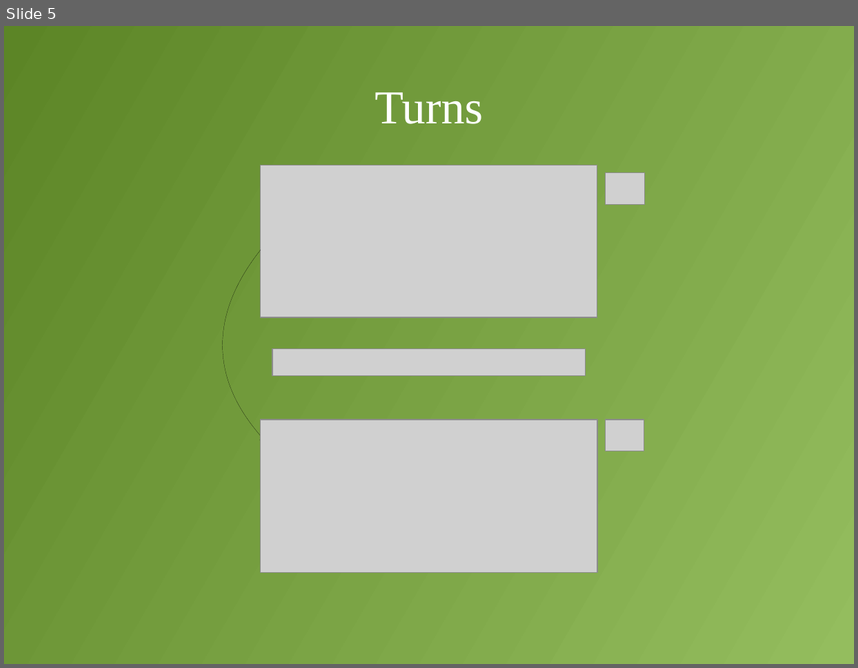
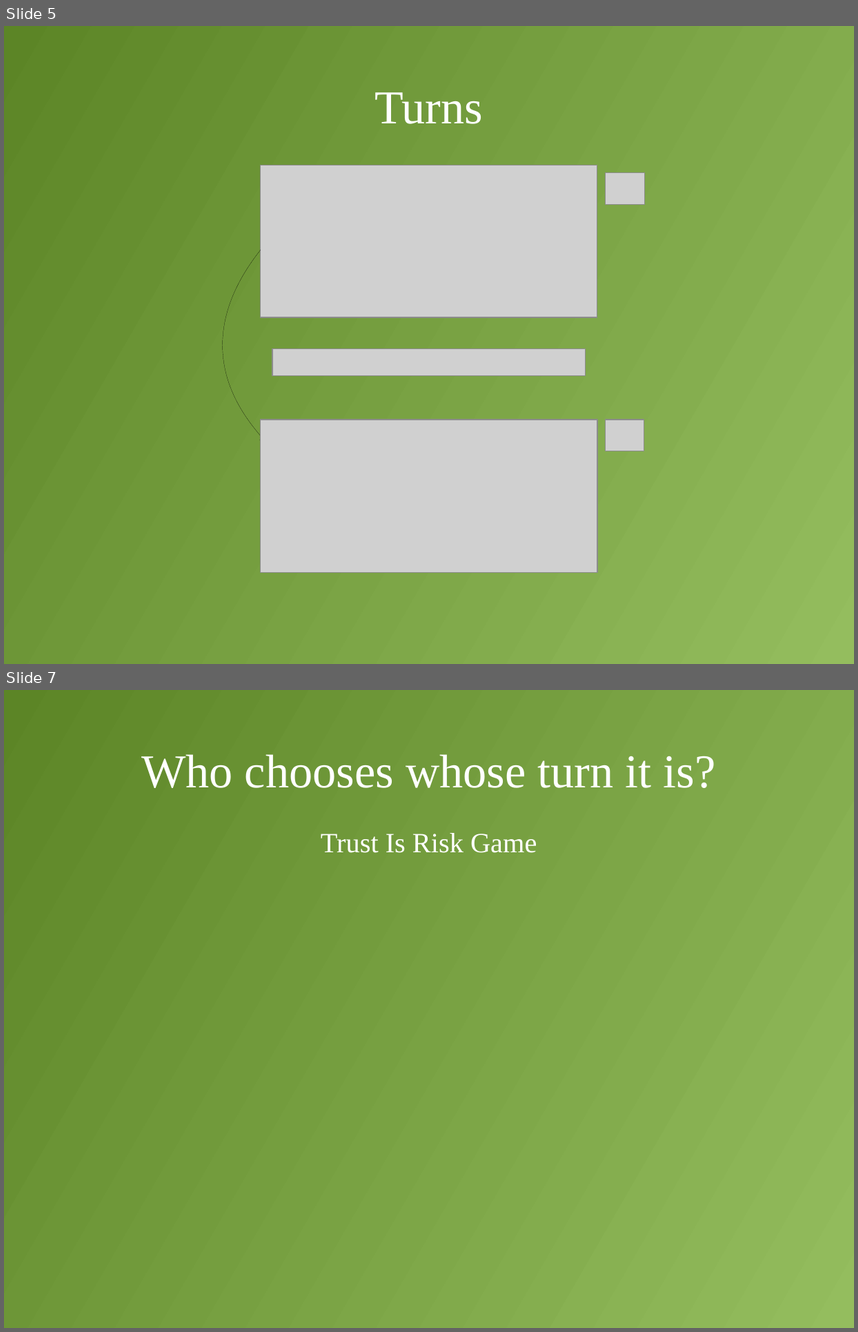
Before and after one commit to decrypto-org/TrustIsRisk, a slide deck: presentations/AtheCrypt10-1-2017/AtheCrypt10-1-2017.odp. Shown one above the other, each under a label of ours: slide 5 before the commit, slides 5 and 7 after it; the slides between them are not shown. The pictures are 858x668 and 858x1332 pixels, drawn with LibreOffice and Linux fonts; fonts in the diff are those of the drawing; grey boxes stand for pictures. Boxes give left, top, right and bottom in pixels: in the first picture for what was removed or moved away, otherwise in the second. Text is boxed around its words. In the diff, an @@ line names an element or a change of style, - is before the commit and + after.

Commit message:
add valid turn slide

```diff
--- a/presentations/AtheCrypt10-1-2017/AtheCrypt10-1-2017.odp
+++ b/presentations/AtheCrypt10-1-2017/AtheCrypt10-1-2017.odp
@@ slide 7 added at [4, 690, 854, 1328], background gradient #94BD5E to #5C8526 @@
@@ title added at [141, 754, 716, 788], 44 pt, text #FFFFFF @@
+Who chooses whose turn it is?
@@ text added at [321, 833, 537, 853], 26 pt, text #FFFFFF @@
+Trust Is Risk Game
```
Also in this commit, not shown: 1 other slide added.
